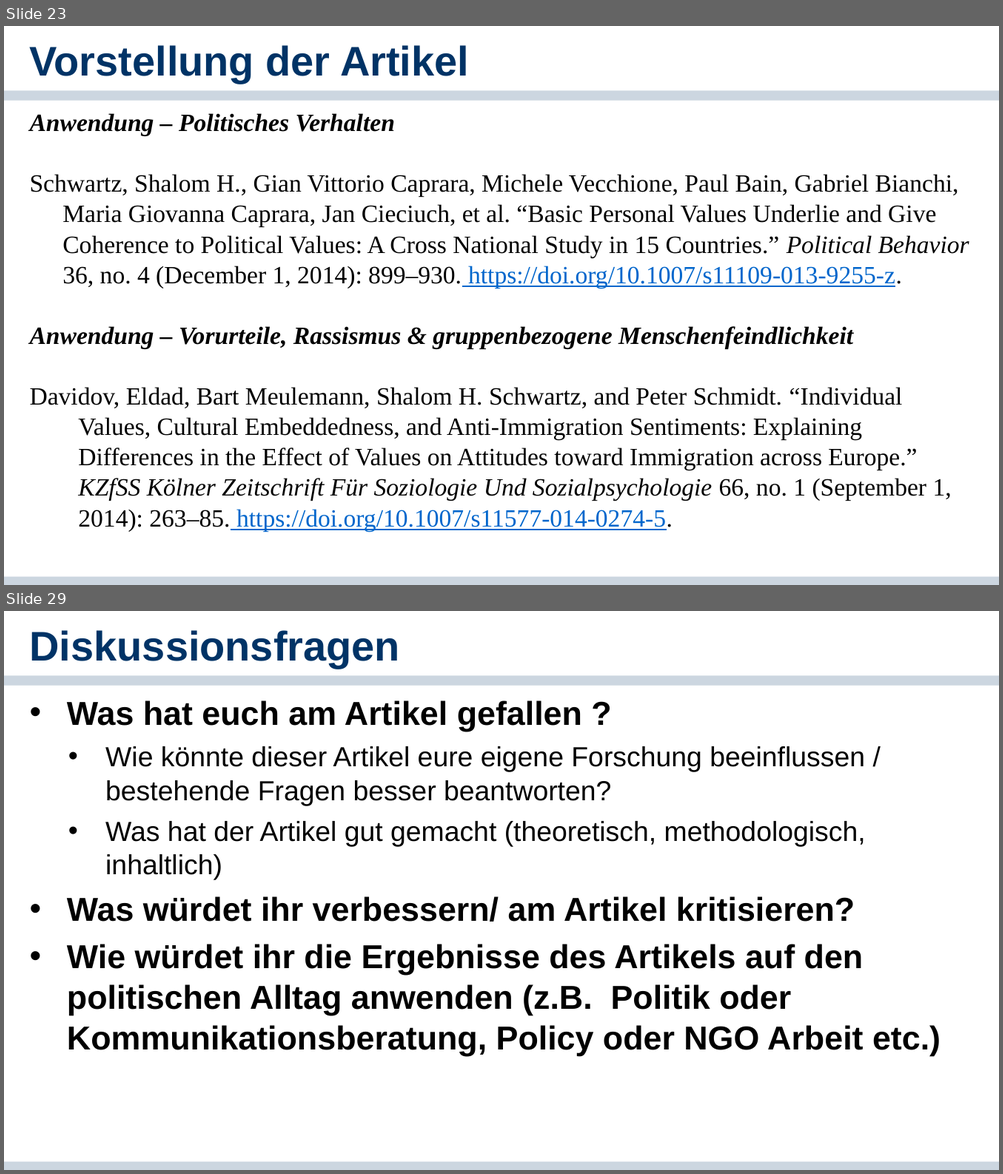
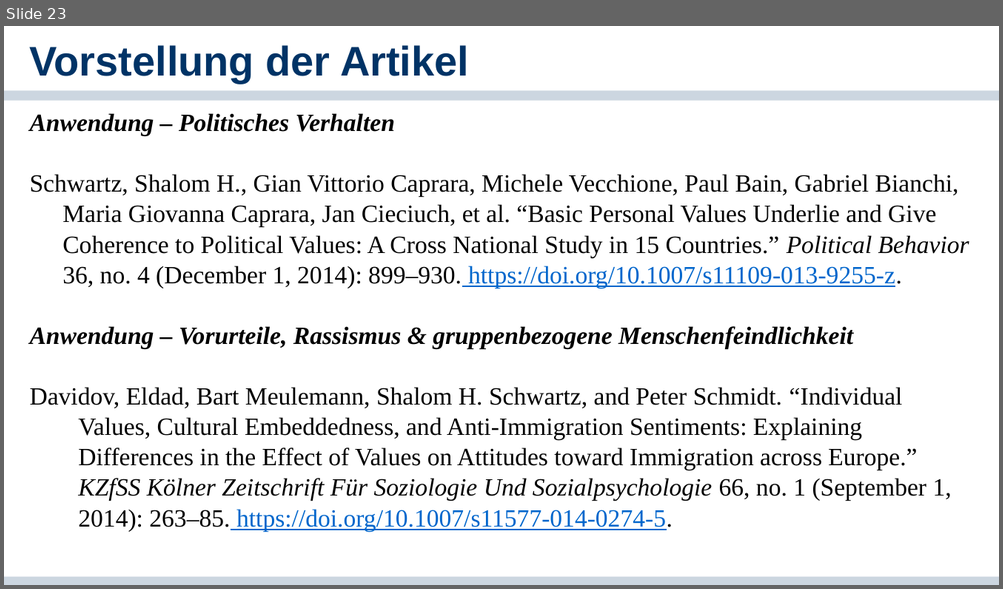
Before and after one commit to cgnguyen/class_political_psychology, a slide deck: 2_Slides_Literature/4_Values/4_Werte.pptx. Shown one above the other, each under a label of ours: slides 23 and 29 before the commit, slide 23 after it; the slides between them are not shown. The pictures are 1003x1174 and 1003x589 pixels, drawn with LibreOffice and Linux fonts; fonts in the diff are those of the drawing; background and template pictures are left out. Boxes give left, top, right and bottom in pixels: in the first picture for what was removed or moved away, otherwise in the second. Text is boxed around its words. In the diff, an @@ line names an element or a change of style, - is before the commit and + after.

```diff
--- a/2_Slides_Literature/4_Values/4_Werte.pptx
+++ b/2_Slides_Literature/4_Values/4_Werte.pptx
@@ slide 29 removed at bbox=[4, 611, 999, 1170], background #FFFFFF; not listed: 2 template elements that a slide beside it also shows @@
@@ title removed at bbox=[30, 630, 400, 668] @@
-Diskussionsfragen
@@ text removed at bbox=[67, 701, 940, 1056] @@
-• Was hat euch am Artikel gefallen ?
-  • Wie könnte dieser Artikel eure eigene Forschung beeinflussen / bestehende Fragen besser beantworten?
-  • Was hat der Artikel gut gemacht (theoretisch, methodologisch, inhaltlich)
-• Was würdet ihr verbessern/ am Artikel kritisieren?
-• Wie würdet ihr die Ergebnisse des Artikels auf den politischen Alltag anwenden (z.B. Politik oder Kommunikationsberatung, Policy oder NGO Arbeit etc.)
```
Also in this commit, not shown: 5 other slides removed, 2 other files.
